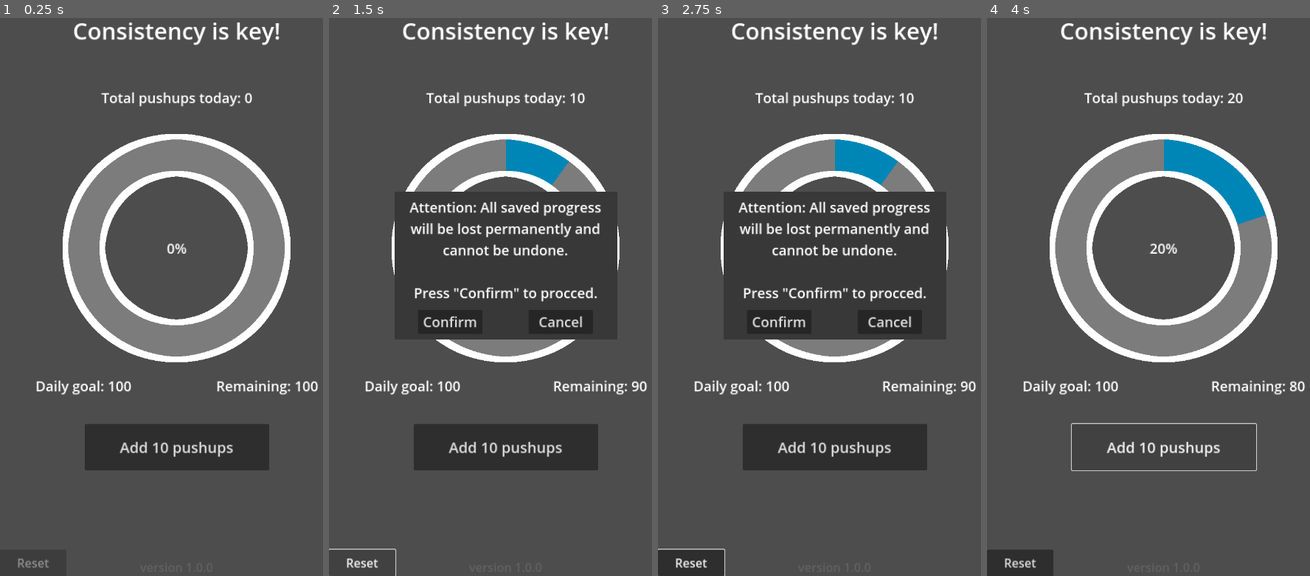
Above: before the commit, frames 1-4 (left to right).
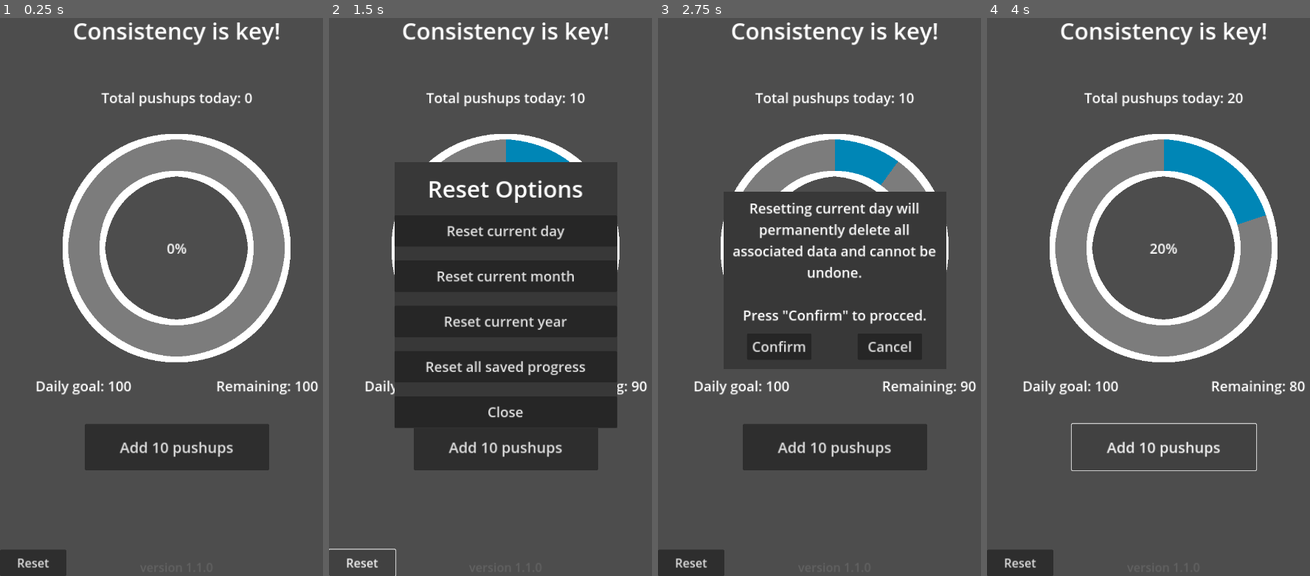
Above: after the commit, the same moments.

Repository: Vandreic/PushupProgression
Game: Godot game, scene res://src/main/main.tscn
Same seed, same stepped clock (60 frames per second), same inputs: the game is played once before the commit and once after it.
Inputs (mouse positions are in pixels of both pictures, inside the frame that each line leads up to):
- Up to frame 1 (0.25 s): no input
- Up to frame 2 (1.5 s): click "Add 10 pushups" at 0.5 s; click "Reset" at 1.25 s
- Up to frame 3 (2.75 s): click (835, 230) at 2 s, where only the run after the commit has a clickable "Reset current day"
- Up to frame 4 (4 s): click "Cancel" at 2.75 s; click "Add 10 pushups" at 3.5 s

The runs differ from the first frame. In frame 1, less than 0.1% of the frame differs, in the area x 5-16%, y 96-99%; in frame 2, 14%, in the area x 20-90%, y 25-74%; in frame 3, 5.7%; in frame 4, less than 0.1%.

Commit message:
Added reset options for saved progression
Added options to reset current day, current month, current year or reset all saved progression data.

Diff:
--- a/global/global_variables.gd
+++ b/global/global_variables.gd
@@ -12,17 +12,17 @@
 ## Daily pushup goal.
 var daily_pushups_goal: int = 100
 
-## Remaining pushup to reach daily goal.
-var remaining_pushups: int = 0
-
 ## Number of pushups in each session.
 var pushups_per_session: int = 10
+
+## Total pushups.
+var total_pushups_today: int = 0
 
 ## Total pushups sessions.
 var total_pushups_sessions: int = 0
 
-## Total pushups.
-var total_pushups_today: int = 0
+## Remaining pushup to reach daily goal.
+var remaining_pushups: int = 0
 
 ## Save data dictionary to store all progression data.
 var save_data_dict: Dictionary = {}
--- a/project.godot
+++ b/project.godot
@@ -11,7 +11,7 @@
 [application]
 
 config/name="PushupProgression"
-config/version="1.0.0"
+config/version="1.1.0"
 run/main_scene="res://src/main/main.tscn"
 config/features=PackedStringArray("4.3", "GL Compatibility")
 config/icon="res://icon.svg"
@@ -34,6 +34,8 @@
 "res://global/": "red",
 "res://src/main/": "red",
 "res://src/ui/": "blue",
+"res://src/ui/popup_confirm_box/": "orange",
+"res://src/ui/reset_options_menu/": "orange",
 "res://src/utilities/": "red"
 }
 
--- a/src/ui/popup_confirm_box/popup_confirm_box.tscn
+++ b/src/ui/popup_confirm_box/popup_confirm_box.tscn
@@ -18,7 +18,7 @@
 anchor_left = 0.185
 anchor_top = 0.35
 anchor_right = 0.815
-anchor_bottom = 0.6
+anchor_bottom = 0.65
 size_flags_vertical = 3
 color = Color(0.22, 0.22, 0.22, 1)
 
--- a/src/ui/popup_confirm_box/popup_confirm_box_manager.gd
+++ b/src/ui/popup_confirm_box/popup_confirm_box_manager.gd
@@ -21,15 +21,13 @@
 ## Cancel button.
 @onready var cancel_button: Button = %CancelButton
 
-## Signal: Emits when [member PopupConfirmBoxManager.confirm_button] pressed
+
+## Signal: Emits when [member PopupConfirmBoxManager.confirm_button] pressed.
 signal confirm_button_pressed
-
-## Signal: Emits when [member PopupConfirmBoxManager.cancel_button] pressed
-signal cancel_button_pressed
 
 
 ## Update information text inside box.
-func update_text(text: String) -> void:
+func update_info_text(text: String) -> void:
 	info_text_label.text = text	+ "\n\n" + "Press \"Confirm\" to procced."
 
 
@@ -42,8 +40,6 @@
 
 ## On [member PopupConfirmBoxManager.cancel_button] pressed.
 func _on_cancel_button_pressed() -> void:
-	# Emit button signal
-	cancel_button_pressed.emit()
 	# Close popup box
 	close_popup_box()
 
--- /dev/null
+++ b/src/ui/reset_options_menu/ResetOptionsMenu.tscn
@@ -0,0 +1,83 @@
+[gd_scene load_steps=2 format=3 uid="uid://btti3errfv114"]
+
+[ext_resource type="Script" path="res://src/ui/reset_options_menu/reset_options_menu_manager.gd" id="1_ilmwj"]
+
+[node name="ResetOptionsMenu" type="CanvasLayer"]
+script = ExtResource("1_ilmwj")
+
+[node name="FullWindow" type="Control" parent="."]
+layout_mode = 3
+anchors_preset = 15
+anchor_right = 1.0
+anchor_bottom = 1.0
+grow_horizontal = 2
+grow_vertical = 2
+
+[node name="BoxWindow" type="ColorRect" parent="."]
+anchors_preset = -1
+anchor_left = 0.185
+anchor_top = 0.3
+anchor_right = 0.815
+anchor_bottom = 0.75
+color = Color(0.219608, 0.219608, 0.219608, 1)
+
+[node name="TitleLabel" type="Label" parent="BoxWindow"]
+layout_mode = 1
+anchors_preset = -1
+anchor_right = 1.0
+anchor_bottom = 0.2
+theme_override_font_sizes/font_size = 50
+text = "Reset Options"
+horizontal_alignment = 1
+vertical_alignment = 1
+
+[node name="OptionButtonsContainer" type="VBoxContainer" parent="BoxWindow"]
+layout_mode = 1
+anchors_preset = -1
+anchor_top = 0.2
+anchor_right = 1.0
+anchor_bottom = 1.0
+theme_override_constants/separation = 30
+
+[node name="ResetCurrentDayButton" type="Button" parent="BoxWindow/OptionButtonsContainer"]
+unique_name_in_owner = true
+layout_mode = 2
+size_flags_vertical = 3
+theme_override_font_sizes/font_size = 30
+text = "Reset current day"
+
+[node name="ResetCurrentWeekButton" type="Button" parent="BoxWindow/OptionButtonsContainer"]
+unique_name_in_owner = true
+visible = false
+layout_mode = 2
+size_flags_vertical = 3
+theme_override_font_sizes/font_size = 30
+text = "Reset current week"
+
+[node name="ResetCurrentMonthButton" type="Button" parent="BoxWindow/OptionButtonsContainer"]
+unique_name_in_owner = true
+layout_mode = 2
+size_flags_vertical = 3
+theme_override_font_sizes/font_size = 30
+text = "Reset current month"
+
+[node name="ResetCurrentYearButton" type="Button" parent="BoxWindow/OptionButtonsContainer"]
+unique_name_in_owner = true
+layout_mode = 2
+size_flags_vertical = 3
+theme_override_font_sizes/font_size = 30
+text = "Reset current year"
+
+[node name="ResetAllButton" type="Button" parent="BoxWindow/OptionButtonsContainer"]
+unique_name_in_owner = true
+layout_mode = 2
+size_flags_vertical = 3
+theme_override_font_sizes/font_size = 30
+text = "Reset all saved progress"
+
+[node name="CloseMenuButton" type="Button" parent="BoxWindow/OptionButtonsContainer"]
+unique_name_in_owner = true
+layout_mode = 2
+size_flags_vertical = 3
+theme_override_font_sizes/font_size = 30
+text = "Close"
--- /dev/null
+++ b/src/ui/reset_options_menu/reset_options_menu_manager.gd
@@ -0,0 +1,115 @@
+## Reset Options Menu Manager Script.
+##
+## This script controls the behavior of the reset options menu. [br]
+##
+## [br]
+##
+## Path: [code]res://src/ui/reset_options_menu/reset_options_menu_manager.gd[/code]
+
+#TODO: Add reset option for current week
+
+
+class_name ResetOptionsMenuManager
+extends CanvasLayer
+
+
+## Reset current day button.
+@onready var reset_current_day_button: Button = %ResetCurrentDayButton
+
+# Reset current week button.
+#@onready var reset_current_week_button: Button = %ResetCurrentWeekButton
+
+## Reset current month button.
+@onready var reset_current_month_button: Button = %ResetCurrentMonthButton
+
+## Reset current year button.
+@onready var reset_current_year_button: Button = %ResetCurrentYearButton
+
+## Reset all progress button.
+@onready var reset_all_button: Button = %ResetAllButton
+
+## Close reset options menu button.
+@onready var close_menu_button: Button = %CloseMenuButton
+
+
+## Signal: Emits when [member ResetOptionsMenuManager.reset_current_day_button] pressed.
+signal reset_current_day_button_pressed
+
+# Signal: Emits when [member ResetOptionsMenuManager.reset_current_week_button] pressed.
+#signal reset_current_week_button_pressed
+
+## Signal: Emits when [member ResetOptionsMenuManager.reset_current_month_button] pressed.
+signal reset_current_month_button_pressed
+
+## Signal: Emits when [member ResetOptionsMenuManager.reset_current_year_button] pressed.
+signal reset_current_year_button_pressed
+
+## Signal: Emits when [member ResetOptionsMenuManager.reset_all_button] pressed.
+signal reset_all_button_pressed
+
+
+## Close reset menu (Removes scene from tree).
+func close_reset_menu() -> void:
+	# Delete scene from tree
+	get_parent().remove_child(self)
+	queue_free()
+
+
+## On [member ResetOptionsMenuManager.reset_current_day_button] pressed.
+func _on_reset_current_day_button_pressed() -> void:
+	# Emit button signal
+	reset_current_day_button_pressed.emit()
+	# Close reset menu
+	close_reset_menu()
+
+
+# On [member ResetOptionsMenuManager.reset_current_week_button] pressed.
+#func _on_reset_current_week_button_pressed() -> void:
+	## Emit button signal
+	#reset_current_week_button_pressed.emit()
+	## Close reset menu
+	#close_reset_menu()
+
+
+## On [member ResetOptionsMenuManager.reset_current_month_button] pressed.
+func _on_reset_current_month_button_pressed() -> void:
+	# Emit button signal
+	reset_current_month_button_pressed.emit()
+	# Close reset menu
+	close_reset_menu()
+
+
+## On [member ResetOptionsMenuManager.reset_current_year_button] pressed.
+func _on_reset_current_year_button_pressed() -> void:
+	# Emit button signal
+	reset_current_year_button_pressed.emit()
+	# Close reset menu
+	close_reset_menu()
+
+
+## On [member ResetOptionsMenuManager.reset_all_button] pressed.
+func _on_reset_all_button_pressed() -> void:
+	# Emit button signal
+	reset_all_button_pressed.emit()
+	# Close reset menu
+	close_reset_menu()
+
+
+## On [member ResetOptionsMenuManager.close_menu_button] pressed.
+func _on_close_menu_button_pressed() -> void:
+	close_reset_menu()
+
+
+# Called when the node enters the scene tree for the first time.
+func _ready() -> void:
+	# Connect pressed button signals
+	reset_current_day_button.pressed.connect(_on_reset_current_day_button_pressed)
+	#reset_current_week_button.pressed.connect(_on_reset_current_week_button_pressed)
+	reset_current_month_button.pressed.connect(_on_reset_current_month_button_pressed)
+	reset_current_year_button.pressed.connect(_on_reset_current_year_button_pressed)
+	reset_all_button.pressed.connect(_on_reset_all_button_pressed)
+	close_menu_button.pressed.connect(_on_close_menu_button_pressed)
+
+	# Disable "reset current day" button if no sessions
+	if GlobalVariables.total_pushups_sessions <= 0:
+		reset_current_day_button.disabled = true
--- a/src/ui/ui_manager.gd
+++ b/src/ui/ui_manager.gd
@@ -41,43 +41,47 @@
 @onready var app_version: Label = %AppVersion
 
 
-## On [member UIManager.add_pushups_button] pressed.
-func _on_add_pushups_button_pressed() -> void:
-	# Update total pushups today
-	GlobalVariables.total_pushups_today += GlobalVariables.pushups_per_session
-	# Update remaining pushups
-	GlobalVariables.remaining_pushups -= GlobalVariables.pushups_per_session
-
-	# Check if remaining pushups 0
-	if GlobalVariables.remaining_pushups <= 0:
-		# Update remaining pushups to 0
-		GlobalVariables.remaining_pushups = 0
-
-	# Update total sessions
-	GlobalVariables.total_pushups_sessions += 1
-
-	# Save progression
-	get_tree().call_group("save_system", "save_data")
-	# Update UI
-	update_ui()
+## Open reset options menu.
+func open_reset_options_menu() -> void:
+	# Instantiate reset options menu scene
+	var options_menu: CanvasLayer = load("res://src/ui/reset_options_menu/ResetOptionsMenu.tscn").instantiate()
+	# Add scene to tree (Needed before modifying)
+	get_parent().add_child(options_menu)
+	# Connect signals, passing a reset option
+	options_menu.reset_current_day_button_pressed.connect(open_popup_confirm_box.bind("current_day"))
+	#options_menu.reset_current_week_button_pressed.connect(open_popup_confirm_box.bind("current_week"))
+	options_menu.reset_current_month_button_pressed.connect(open_popup_confirm_box.bind("current_month"))
+	options_menu.reset_current_year_button_pressed.connect(open_popup_confirm_box.bind("current_year"))
+	options_menu.reset_all_button_pressed.connect(open_popup_confirm_box.bind("all"))
 
 
-## On [member UIManager.reset_progression_button] pressed.
-func _on_reset_progression_button_pressed() -> void:
-	# Instantiate popup box scene
-	var box: CanvasLayer = load("res://src/ui/popup_confirm_box/popup_confirm_box.tscn").instantiate()
+## Open popup confirm box (Used for reset options menu).
+func open_popup_confirm_box(reset_option: String) -> void:
+	# Instantiate popup confirm box scene
+	var popup_box: CanvasLayer = load("res://src/ui/popup_confirm_box/popup_confirm_box.tscn").instantiate()
 	# Add scene to tree (Needed before modifying)
-	get_parent().get_parent().add_child(box)
-	# Update popup box text
-	box.update_text("Attention: All saved progress will be lost permanently and cannot be undone.")
-	# Connect to confirm button signal
-	box.confirm_button_pressed.connect(_on_reset_progression_button_confirm)
+	get_parent().add_child(popup_box)
+
+	# Create info text
+	var info_text: String
+	# Modify info text
+	if reset_option == "all":
+		info_text = "Resetting all data will permanently delete all saved progression and cannot be undone."
+	else:
+		info_text = "Resetting %s will permanently delete all associated data and cannot be undone."\
+		% reset_option.capitalize().to_lower()
+	# Update popup box info text
+	popup_box.update_info_text(info_text)
+
+	# Connect signal, passing chosen reset option
+	popup_box.confirm_button_pressed.connect(reset_progression.bind(reset_option))
 
 
-## On [member UIManager.reset_progression_button] confirm.
-func _on_reset_progression_button_confirm() -> void:
-	# Reset progression data
-	get_tree().call_group("save_system", "reset_date")
+## Reset progression. [br]
+## See [member SaveSystem.reset_data] for more details.
+func reset_progression(reset_option: String) -> void:
+	# Reset data based of reset_option value
+	get_tree().call_group("save_system", "reset_data", reset_option)
 	# Update UI
 	update_ui()
 
@@ -143,11 +147,31 @@
 	# Update "add pushups" button text
 	add_pushups_button.text = "Add " + str(GlobalVariables.pushups_per_session) + " pushups"
 
-	# Disable "reset progression" button if no sessions
-	if GlobalVariables.total_pushups_sessions <= 0:
-		reset_progression_button.disabled = true
-	else:
-		reset_progression_button.disabled = false
+
+## On [member UIManager.add_pushups_button] pressed.
+func _on_add_pushups_button_pressed() -> void:
+	# Update total pushups today
+	GlobalVariables.total_pushups_today += GlobalVariables.pushups_per_session
+	# Update remaining pushups
+	GlobalVariables.remaining_pushups -= GlobalVariables.pushups_per_session
+
+	# Update remaining pushups to 0 if <= 0
+	if GlobalVariables.remaining_pushups <= 0:
+		GlobalVariables.remaining_pushups = 0
+
+	# Update total sessions
+	GlobalVariables.total_pushups_sessions += 1
+
+	# Save data
+	get_tree().call_group("save_system", "save_data")
+	# Update UI
+	update_ui()
+
+
+## On [member UIManager.reset_progression_button] pressed.
+func _on_reset_progression_button_pressed() -> void:
+	# Open reset options menu
+	open_reset_options_menu()
 
 
 # Called when the node enters the scene tree for the first time.
--- a/src/utilities/save_system.gd
+++ b/src/utilities/save_system.gd
@@ -24,6 +24,22 @@
 const SAVE_GAME_PATH: String = "user://"
 ## Name of save file.
 const SAVE_FILE: String = "savedata.save"
+
+
+## Create dictionary for the current day's data.
+func create_day_data_dict() -> Dictionary:
+	# Initialize dictionary for current day
+	var day_dict: Dictionary = {}
+	# Add daily goal to dictionary
+	day_dict["daily_pushups_goal"] = GlobalVariables.daily_pushups_goal
+	# Add remaining pushups to dictionary
+	day_dict["remaining_pushups"] = GlobalVariables.remaining_pushups
+	# Add total pushups for today to dictionary
+	day_dict["total_pushups_today"] = GlobalVariables.total_pushups_today
+	# Add sessions to dictionary
+	day_dict["sessions"] = {}
+	# Return created dictionary
+	return day_dict
 
 
 ## Create a new [Dictionary] to store progression data and save it to
@@ -48,21 +64,15 @@
 	# Create day as dictionary
 	calendar_dict["calendar"][year][month][day] = {}
 
-	# Create daily goal
-	calendar_dict["calendar"][year][month][day]["daily_pushups_goal"] = GlobalVariables.daily_pushups_goal
-	# Create remaining pushups
-	calendar_dict["calendar"][year][month][day]["remaining_pushups"] = GlobalVariables.remaining_pushups
-	# Create total pushups
-	calendar_dict["calendar"][year][month][day]["total_pushups_today"] = GlobalVariables.total_pushups_today
-	# Create sessions
-	calendar_dict["calendar"][year][month][day]["sessions"] = {}
+	# Create dictionary for the current day's data
+	calendar_dict["calendar"][year][month][day] = create_day_data_dict()
 
 	# Save calendar to save data dictionary
 	GlobalVariables.save_data_dict = calendar_dict
 
 
-## Create [Dictionary] from [param saved_data_dict] and save it to
-## [member GlobalVariables.save_data_dict]. [br]
+## Create [Dictionary] for saving data from existing saved data [param saved_data_dict]
+## and save it to [member GlobalVariables.save_data_dict]. [br]
 ##
 ## [br]
 ##
@@ -132,27 +142,35 @@
 				# Add sessions dictionary to calendar
 				years_dict[year][month][day]["sessions"] = sessions_dict
 
-	# Create dictionary if none exist for current date
-	if not saved_data_dict["calendar"].has(current_year) or\
-	not saved_data_dict["calendar"][current_year].has(current_month) or\
-	not saved_data_dict["calendar"][current_year][current_month].has(current_day):
+	# Create dictionary if none exist for current year
+	if not saved_data_dict["calendar"].has(current_year):
 		# Create dictionary for current year
 		years_dict[current_year] = {}
 		# Create dictionary for current month
 		years_dict[current_year][current_month] = {}
 		# Create dictionary for current day
 		years_dict[current_year][current_month][current_day] = {}
-
-		# Create daily goal
-		years_dict[current_year][current_month][current_day]["daily_pushups_goal"] = GlobalVariables.daily_pushups_goal
-		# Create remaining pushups
-		years_dict[current_year][current_month][current_day]["remaining_pushups"] = GlobalVariables.remaining_pushups
-		# Create total pushups
-		years_dict[current_year][current_month][current_day]["total_pushups_today"] = GlobalVariables.total_pushups_today
-		# Create sessions
-		years_dict[current_year][current_month][current_day]["sessions"] = {}
-
-	# Load saved data if dictionary for current day exists
+		# Create dictionary for the current day's data.
+		years_dict[current_year][current_month][current_day] = create_day_data_dict()
+
+
+	# Create dictionary if none exist for current month
+	elif not saved_data_dict["calendar"][current_year].has(current_month):
+		# Create dictionary for current month
+		years_dict[current_year][current_month] = {}
+		# Create dictionary for current day
+		years_dict[current_year][current_month][current_day] = {}
+		# Create dictionary for the current day's data.
+		years_dict[current_year][current_month][current_day] = create_day_data_dict()
+
+	# Create dictionary if none exist for current day
+	elif not saved_data_dict["calendar"][current_year][current_month].has(current_day):
+		# Create dictionary for current day
+		years_dict[current_year][current_month][current_day] = {}
+		# Create dictionary for the current day's data.
+		years_dict[current_year][current_month][current_day] = create_day_data_dict()
+
+	# Load saved data if dictionary for current date exists
 	else:
 		# Load daily goal
 		GlobalVariables.daily_pushups_goal = saved_data_dict["calendar"][current_year][current_month][current_day]["daily_pushups_goal"]
@@ -412,27 +430,87 @@
 		# Add dates to calendar dictionary
 		calendar_dict["calendar"] = years_dict
 
+		print("Load data:\n", calendar_dict["calendar"])
+
 		# Create save dictionary from saved calendar
 		create_save_data_dict_from_saved_data(calendar_dict)
 
 
 ## Reset all progression data.
-func reset_date() -> void:
+func reset_data(reset_option: String) -> void:
 	print("Deleting all game progress... This CANNOT be undone.")
 
+	# Get datetime as dictionary from system
+	var datetime_dict: Dictionary = Time.get_datetime_dict_from_system()
+	# Get current year
+	var current_year: int = datetime_dict["year"]
+	# Get current month number
+	var current_month: int = datetime_dict["month"]
+	# Get current day number
+	var current_day: int = datetime_dict["day"]
+
+	# Check chosen reset option
+	match reset_option:
+		"current_day":
+			print("Resetting saved progression for current day.")
+			# Reset global values
+			reset_global_values()
+			# Reset progression for current day
+			GlobalVariables.save_data_dict["calendar"][current_year][current_month][current_day].clear()
+			# Create sessions dictionary for current date
+			GlobalVariables.save_data_dict["calendar"][current_year][current_month][current_day]["sessions"] = {}
+
+		#"current_week":
+			#print("Resetting saved progression for current week.")
+			#reset_global_values()
+			## Reset progression for current week
+
+		"current_month":
+			print("Resetting saved progression for current month.")
+			reset_global_values()
+			GlobalVariables.save_data_dict["calendar"][current_year][current_month].clear()
+			# Create new dictionary for current date
+			GlobalVariables.save_data_dict["calendar"][current_year][current_month][current_day] = {}
+			# Create sessions dictionary for current date
+			GlobalVariables.save_data_dict["calendar"][current_year][current_month][current_day]["sessions"] = {}
+
+		"current_year":
+			print("Resetting saved progression for current year: ", current_year)
+			reset_global_values()
+			GlobalVariables.save_data_dict["calendar"][current_year].clear()
+			# Create new dictionary for current date
+			GlobalVariables.save_data_dict["calendar"][current_year][current_month] = {}
+			GlobalVariables.save_data_dict["calendar"][current_year][current_month][current_day] = {}
+			# Create sessions dictionary for current date
+			GlobalVariables.save_data_dict["calendar"][current_year][current_month][current_day]["sessions"] = {}
+
+		"all":
+			print("Resetting all saved progression.")
+			reset_global_values()
+			# Clear saved dictionary
+			GlobalVariables.save_data_dict["calendar"].clear()
+			# Create new dictionary for current date
+			GlobalVariables.save_data_dict["calendar"][current_year] = {}
+			GlobalVariables.save_data_dict["calendar"][current_year][current_month] = {}
+			GlobalVariables.save_data_dict["calendar"][current_year][current_month][current_day] = {}
+			# Create sessions dictionary for current date
+			GlobalVariables.save_data_dict["calendar"][current_year][current_month][current_day]["sessions"] = {}
+
+		_:
+			print("Unsupported reset option:", reset_option)
+
+	# Save data
+	save_data()
+
+	# Game reset successful
+	print("Game reset succesful. All progress erased.")
+
+
+## Reset global values.
+func reset_global_values() -> void:
 	# Reset total pushups
 	GlobalVariables.total_pushups_today = 0
+	# Reset total sessions
+	GlobalVariables.total_pushups_sessions = 0
 	# Reset remaining pushups
 	GlobalVariables.remaining_pushups = 0
-	# Reset total sessions
-	GlobalVariables.total_pushups_sessions = 0
-	# Clear saved dictionary
-	GlobalVariables.save_data_dict.clear()
-
-	# Create new save dictionary
-	create_save_data_dict()
-	# Save data
-	save_data()
-
-	# Game reset successful
-	print("Game reset succesful. All progress erased.")
Not shown, changed: README.md
